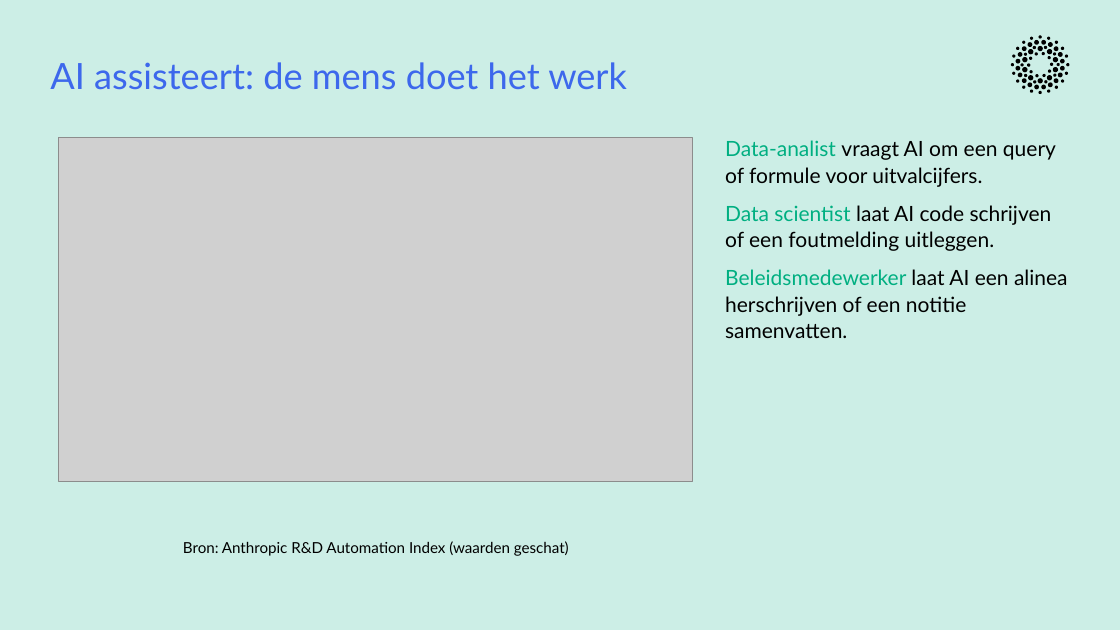
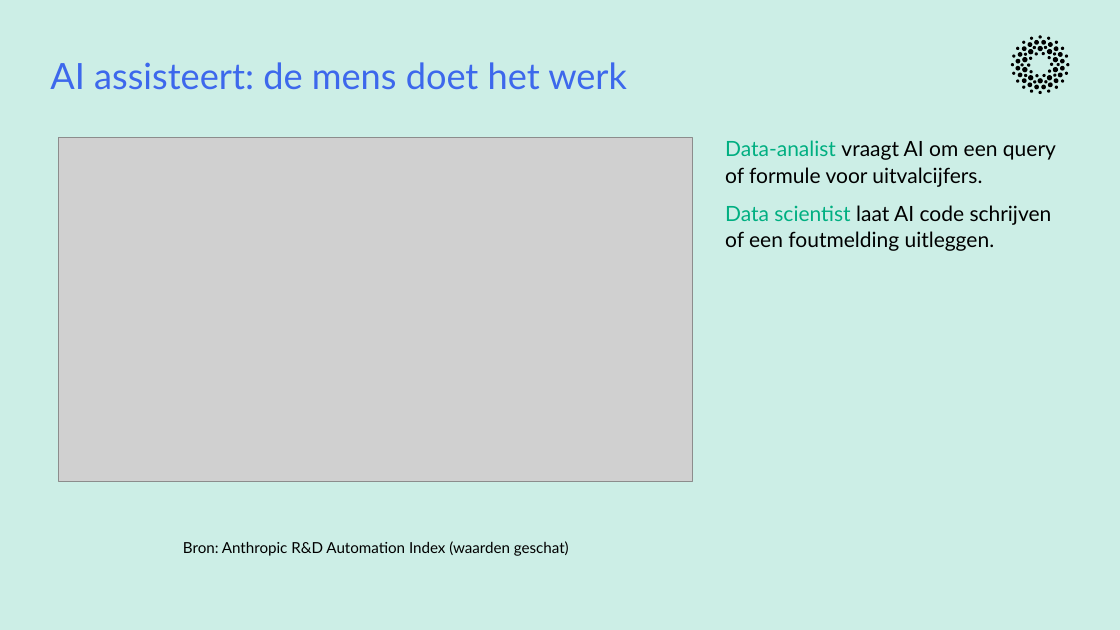
Before and after one commit to cedanl/clidev-presentaties, a slide deck: slide 6 of exports/261005_workshop_rad_uitvoering.pptx (slide 5 before the commit). Drawn at 1120x630 pixels with LibreOffice and Linux fonts; fonts in the diff are those of the drawing; grey boxes stand for pictures. Boxes give left, top, right and bottom in pixels: in the first picture for what was removed or moved away, otherwise in the second. Text is boxed around its words. In the diff, an @@ line names an element or a change of style, - is before the commit and + after.

```diff
--- a/exports/261005_workshop_rad_uitvoering.pptx
+++ b/exports/261005_workshop_rad_uitvoering.pptx
@@ text at box(725, 269, 1068, 338): paragraph removed @@
-Beleidsmedewerker laat AI een alinea herschrijven of een notitie samenvatten.
```
Also in this commit, not shown: 12 other slides changed, 6 slides added, 8 slides removed, 1 other file.
